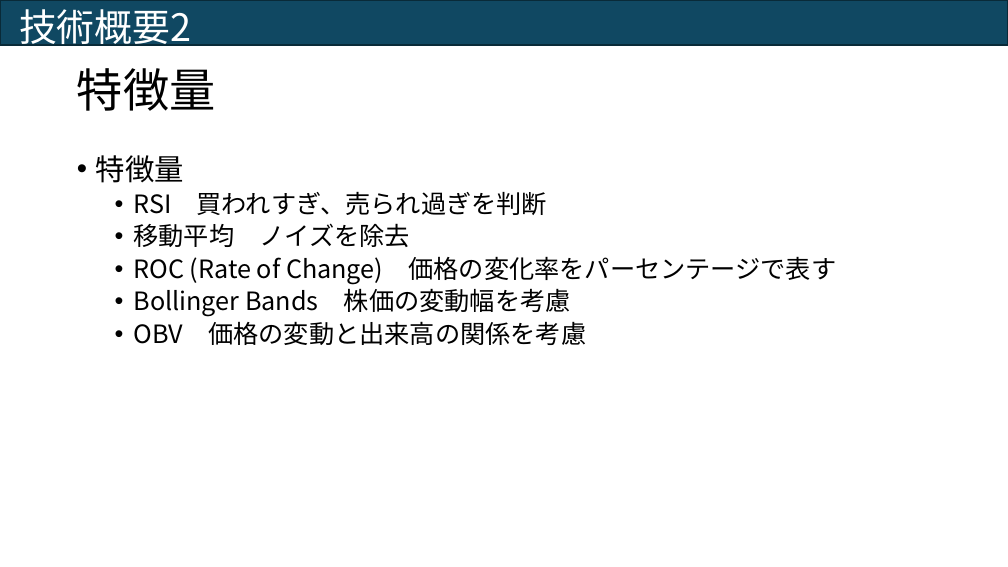
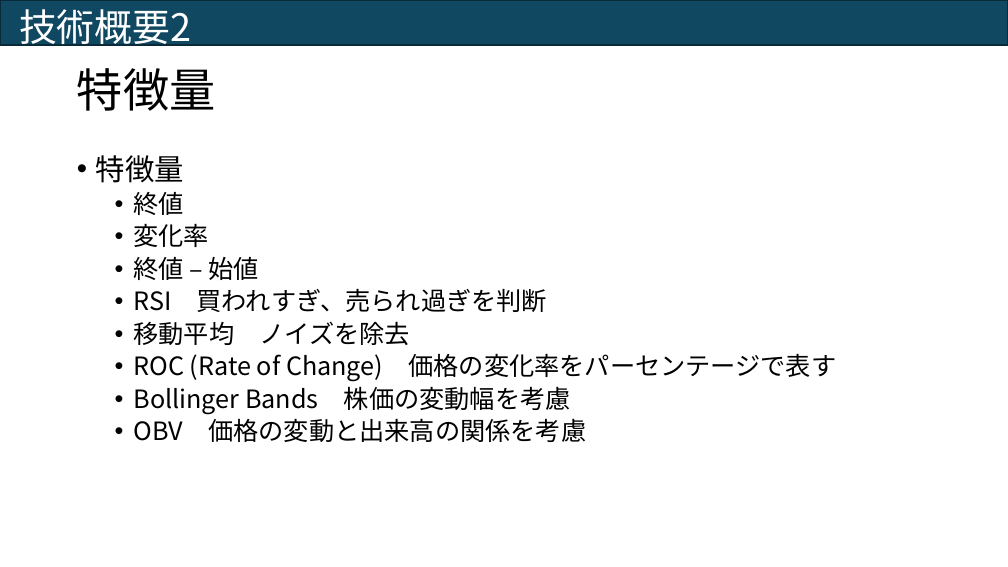
Before and after one commit to kawaeeeee/deepcraft, a slide deck: slide 9 of assignment-main/Trainee/submission/株価予測モデルの構築.pptx (slide 8 before the commit). Drawn at 1008x567 pixels with LibreOffice and Linux fonts; fonts in the diff are those of the drawing. Boxes give left, top, right and bottom in pixels: in the first picture for what was removed or moved away, otherwise in the second. Text is boxed around its words. In the diff, an @@ line names an element or a change of style, - is before the commit and + after.

```diff
--- a/assignment-main/Trainee/submission/株価予測モデルの構築.pptx
+++ b/assignment-main/Trainee/submission/株価予測モデルの構築.pptx
@@ text at (x1=134, y1=192, x2=259, y2=280): paragraphs added @@
+  • 終値
+  • 変化率
+  • 終値 – 始値
```
Also in this commit, not shown: 5 other slides changed, 1 slide added.
